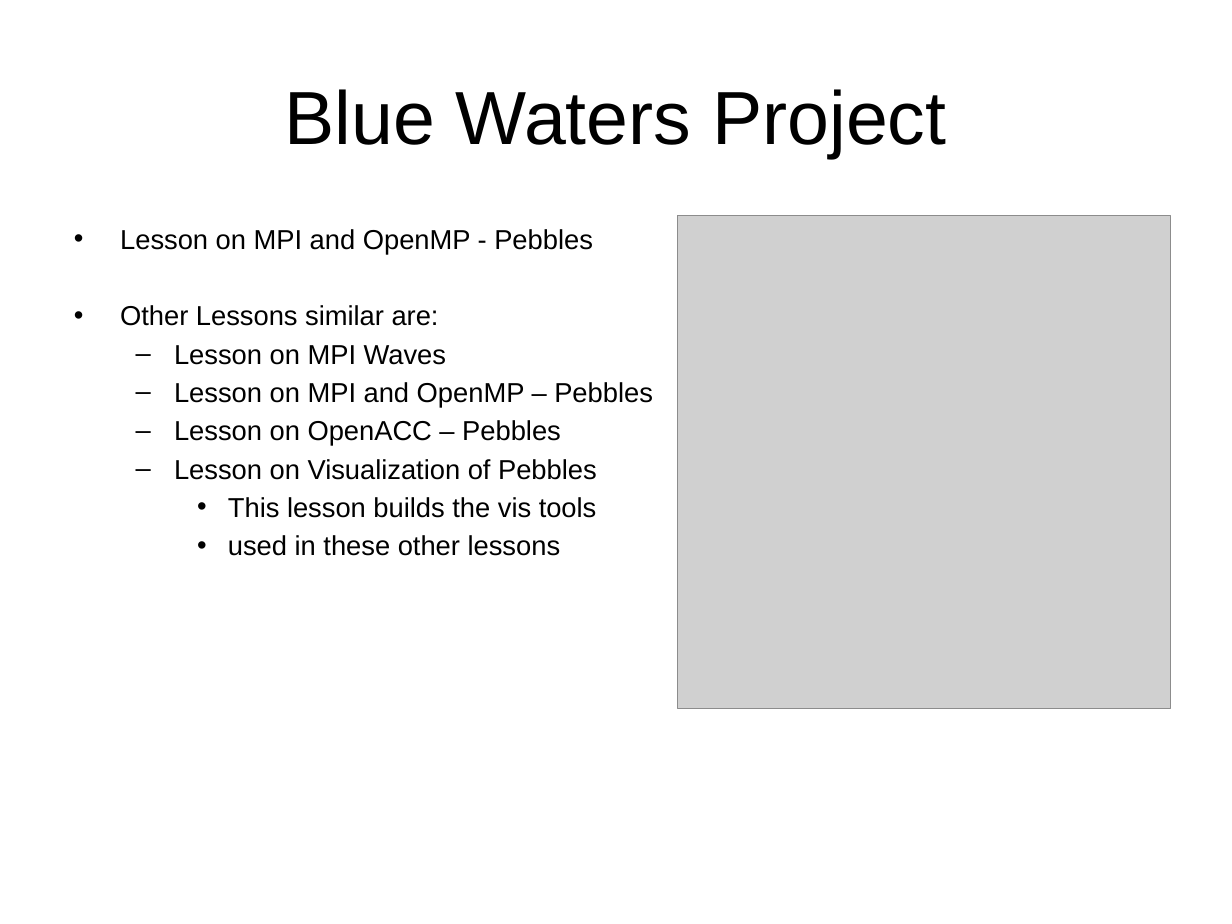
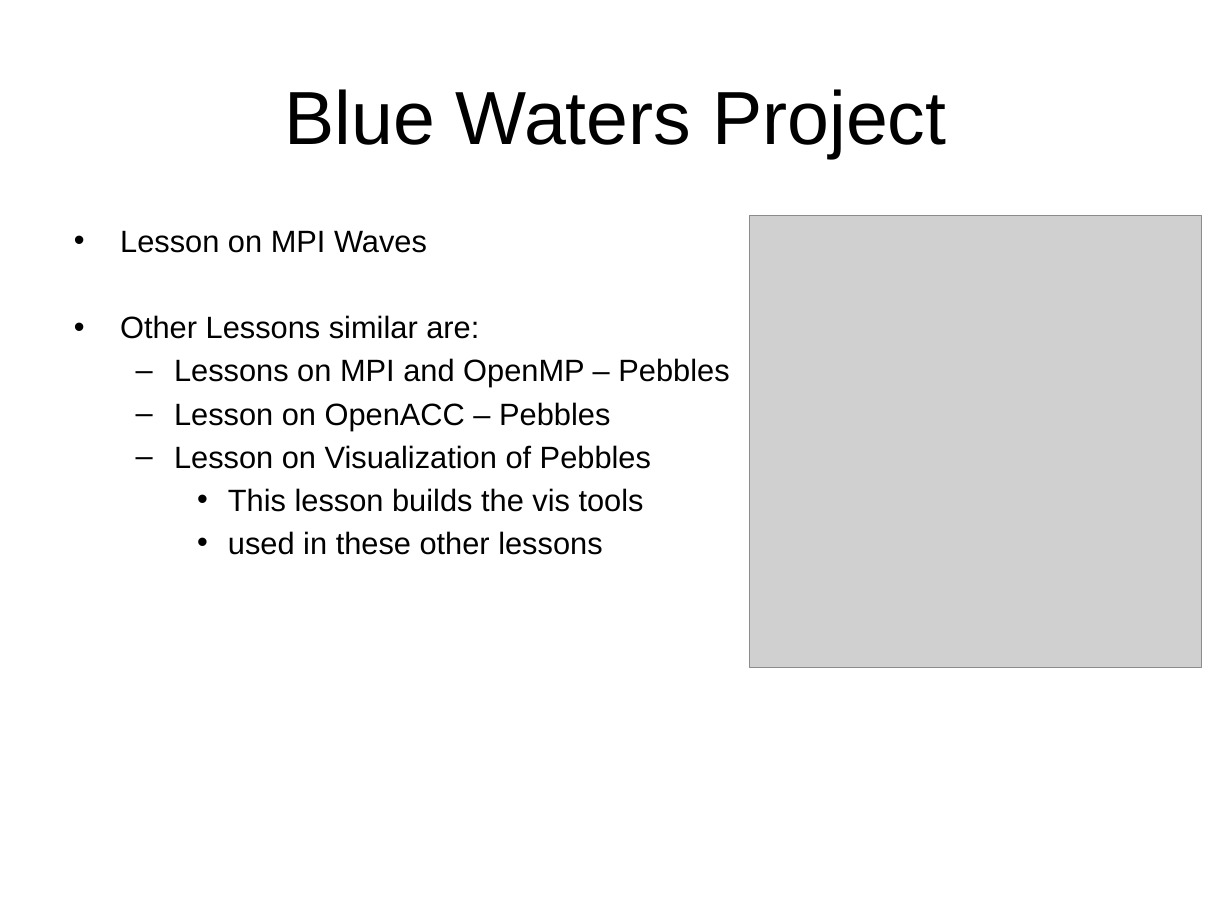
Before and after one commit to shodor-education/petascale-semester-curriculum, a slide deck: slide 3 of units/6/lessons/3/resources/petascale-lesson-6.3-slides.pptx. Drawn at 1232x924 pixels with LibreOffice and Linux fonts; fonts in the diff are those of the drawing; grey boxes stand for pictures. Boxes give left, top, right and bottom in pixels: in the first picture for what was removed or moved away, otherwise in the second. Text is boxed around its words. In the diff, an @@ line names an element or a change of style, - is before the commit and + after.

```diff
--- a/units/6/lessons/3/resources/petascale-lesson-6.3-slides.pptx
+++ b/units/6/lessons/3/resources/petascale-lesson-6.3-slides.pptx
@@ text at [120,230,427,253]: text changed; size 16 to 18 pt @@
-• Lesson on MPI and OpenMP - Pebbles
+• Lesson on MPI Waves
@@ picture: place and size @@
-picture at [678,216,1170,708]
+picture at [749,216,1201,668]
@@ text at [120,315,651,555]: size 16 to 18 pt in "Other Lessons similar are:", "Lesson on OpenACC – Pebbles", "Lesson on Visualization of Pebbles", "This lesson builds the vis tools" and 1 more places @@
@@ text at [174,358,729,387]: text changed; size 16 to 18 pt @@
-  – Lesson on MPI Waves
-  – Lesson on MPI and OpenMP – Pebbles
+  – Lessons on MPI and OpenMP – Pebbles
```
Also in this commit, not shown: 6 other slides changed, 2 slides added, 4 slides removed.
